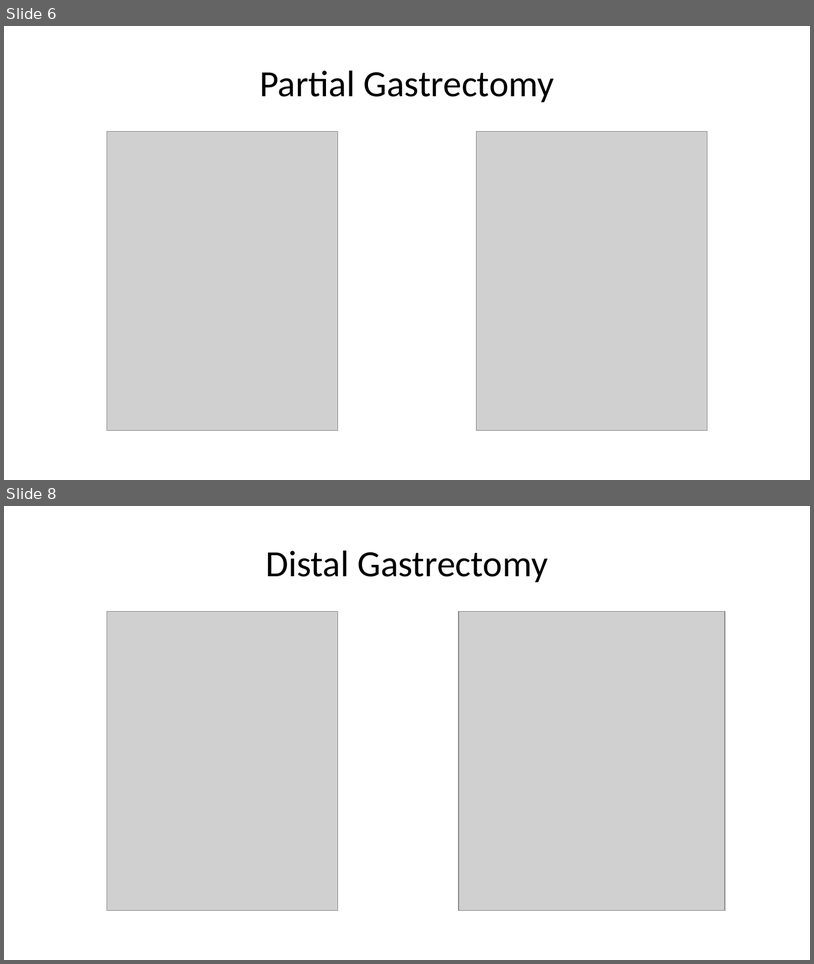
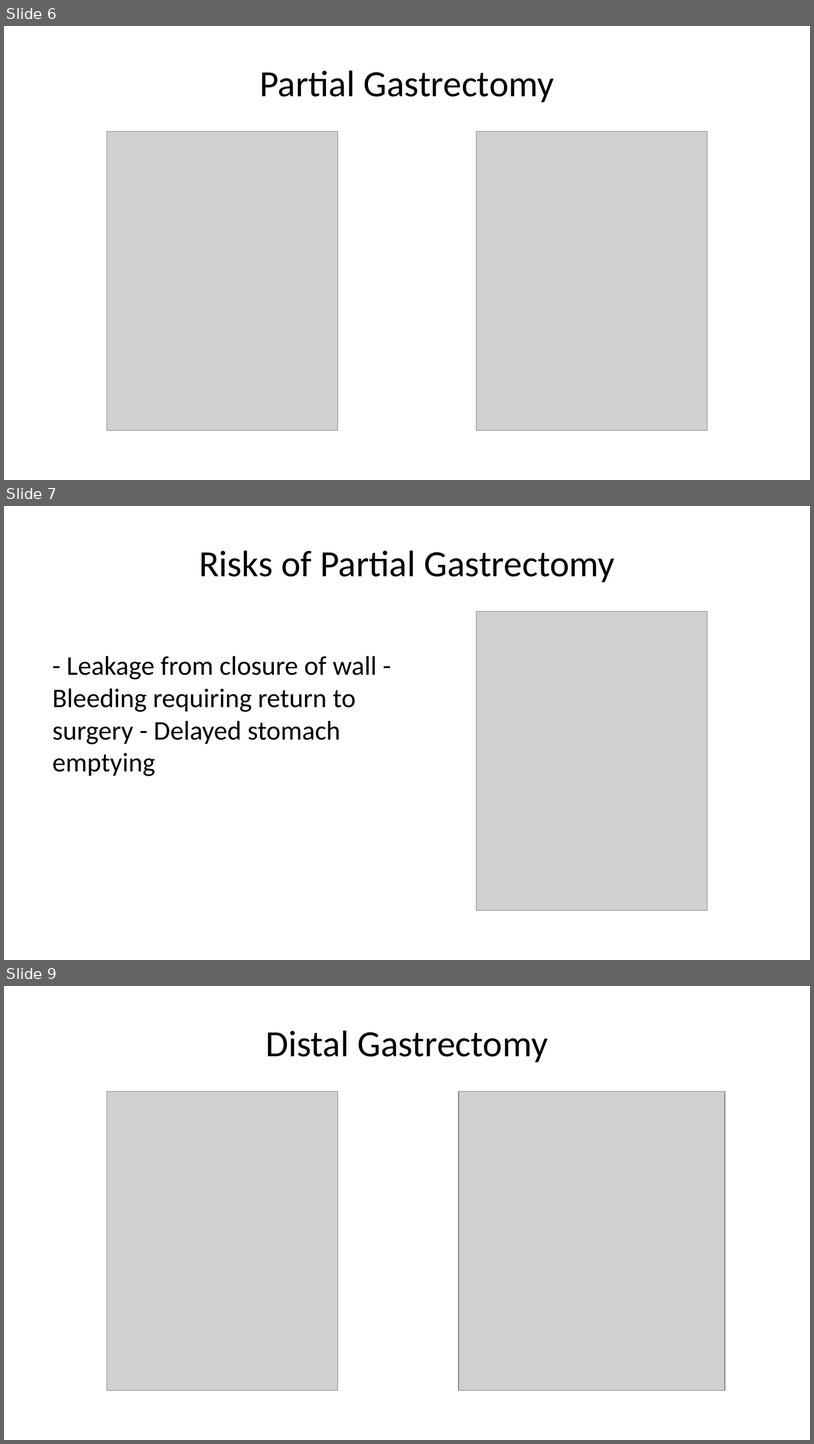
Before and after one commit to jcsalo/patient_education, a slide deck: lci_gist.pptx. Shown one above the other, each under a label of ours: slides 6 and 8 before the commit, slides 6, 7 and 9 after it; the slides between them are not shown. The pictures are 814x964 and 814x1444 pixels, drawn with LibreOffice and Linux fonts; fonts in the diff are those of the drawing; grey boxes stand for pictures. Boxes give left, top, right and bottom in pixels: in the first picture for what was removed or moved away, otherwise in the second. Text is boxed around its words. In the diff, an @@ line names an element or a change of style, - is before the commit and + after.

```diff
--- a/lci_gist.pptx
+++ b/lci_gist.pptx
@@ slide 7 added at (x1=4, y1=506, x2=810, y2=960), background #FFFFFF @@
@@ title added at (x1=199, y1=550, x2=615, y2=582), 33 pt, text #000000 @@
+Risks of Partial Gastrectomy
@@ picture added at (x1=477, y1=612, x2=707, y2=911) @@
@@ text added at (x1=53, y1=656, x2=377, y2=776), 24 pt, text #000000 @@
+- Leakage from closure of wall - Bleeding requiring return to surgery - Delayed stomach emptying
@@ what was slide 8 is now slide 9 @@
```
Also in this commit, not shown: 6 slides changed, 2 other slides added, 3 slides removed, 50 other files.
